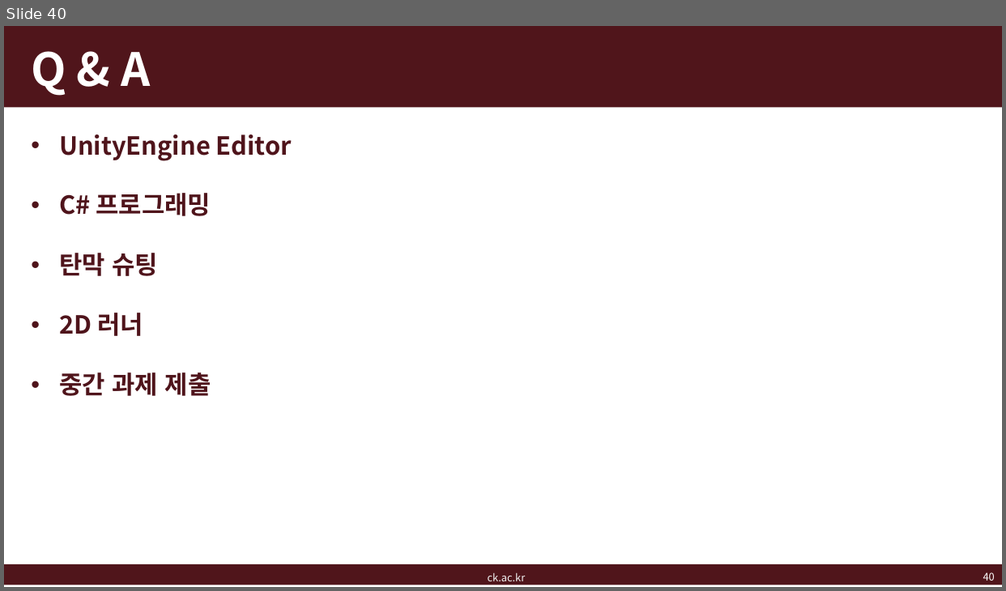
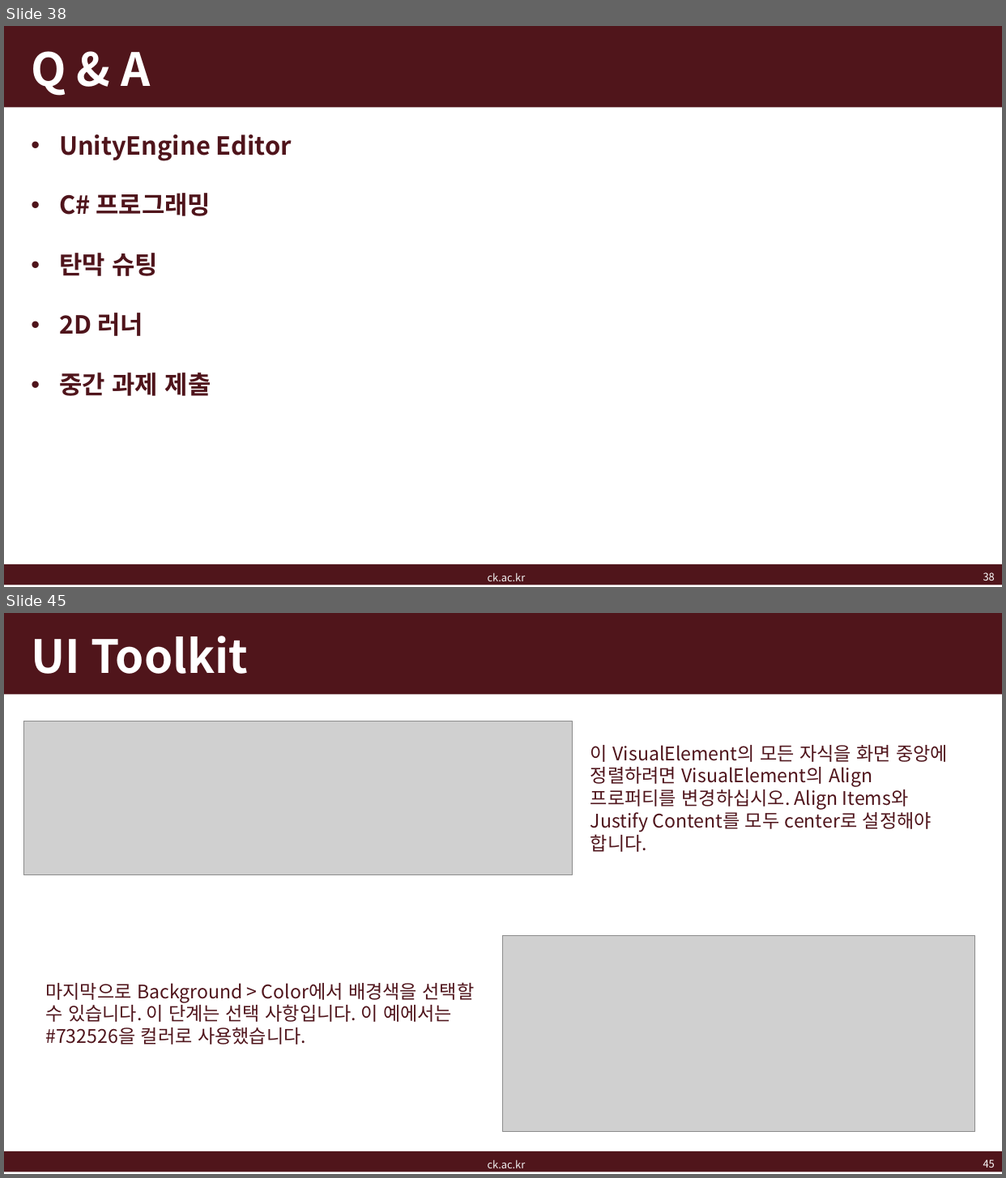
Before and after one commit to kj-ban/intermediate-game-engine-programming, a slide deck: doc/게임엔진프로그래밍응용_7주차.pptx. Shown one above the other, each under a label of ours: slide 40 before the commit, slides 38 and 45 after it; the slides between them are not shown. The pictures are 1006x591 and 1006x1178 pixels, drawn with LibreOffice and Linux fonts; fonts in the diff are those of the drawing; grey boxes stand for pictures; background and template pictures are left out. Boxes give left, top, right and bottom in pixels: in the first picture for what was removed or moved away, otherwise in the second. Text is boxed around its words. In the diff, an @@ line names an element or a change of style, - is before the commit and + after.

```diff
--- a/doc/게임엔진프로그래밍응용_7주차.pptx
+++ b/doc/게임엔진프로그래밍응용_7주차.pptx
@@ slide 45 added at (4,613,1002,1174), background #FFFFFF; not listed: 2 template elements that a slide beside it also shows @@
@@ title added at (31,636,248,674), 44 pt, text #FFFFFF, bold @@
+UI Toolkit
@@ picture added at (23,721,572,875) @@
@@ text added at (590,745,948,833), 18 pt, text #4F141B @@
+이 VisualElement의 모든 자식을 화면 중앙에 정렬하려면 VisualElement의 Align 프로퍼티를 변경하십시오. Align Items와 Justify Content를 모두 center로 설정해야 합니다.
@@ picture added at (503,935,976,1131) @@
@@ text added at (45,982,475,1045), 18 pt, text #4F141B @@
+마지막으로 Background > Color에서 배경색을 선택할 수 있습니다. 이 단계는 선택 사항입니다. 이 예에서는 #732526을 컬러로 사용했습니다.
@@ text added at (488,1161,526,1169), 10 pt, text #F2F2F2 @@
+ck.ac.kr
@@ page number added at (983,1160,995,1168), 10 pt, text #FFFFFF @@
+45
@@ what was slide 40 is now slide 38 @@
@@ page number at (983,573,995,581): text changed @@
-40
+38
```
Also in this commit, not shown: 5 slides changed, 40 other slides added, 4 slides removed, 48 other files.
